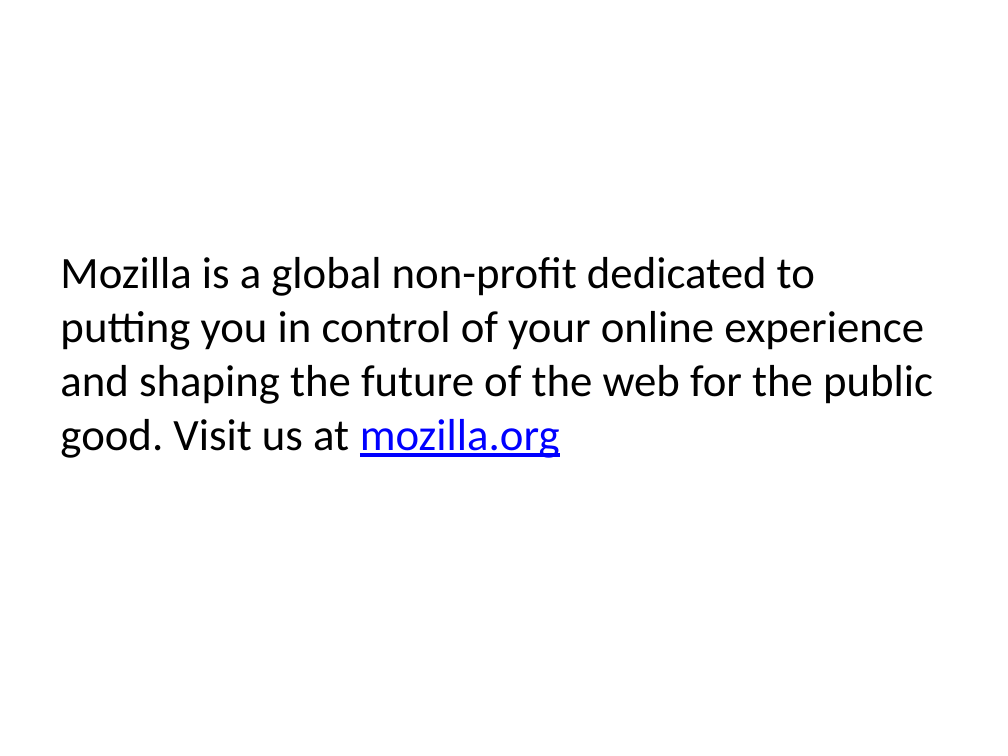
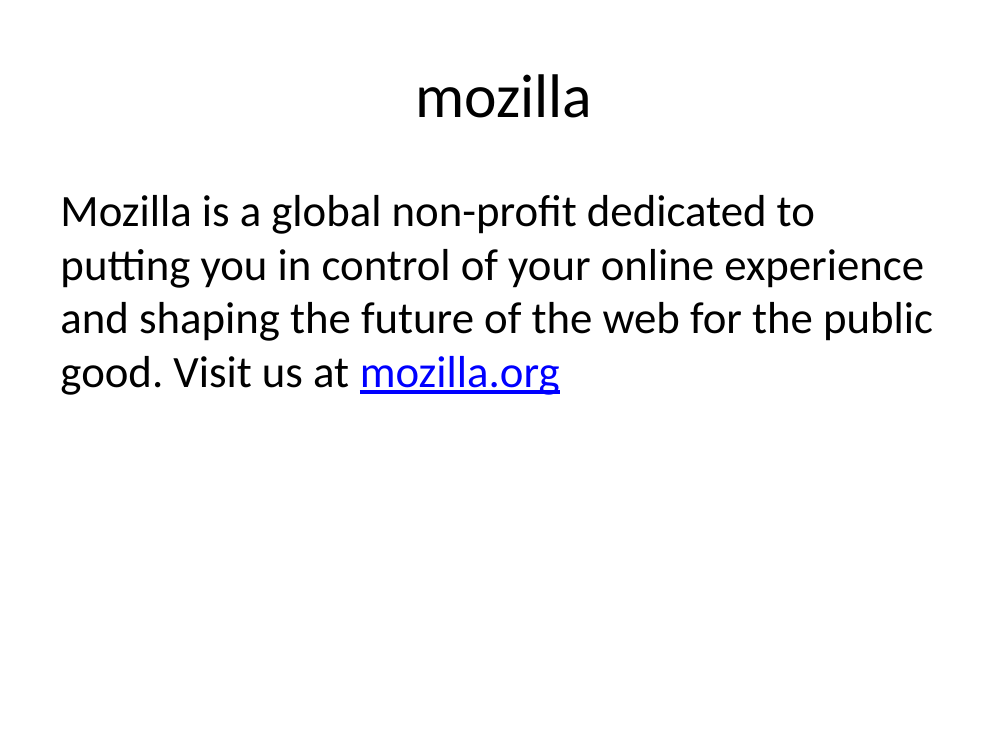
Before and after one commit to mr-eggleton/web-lit-core, a slide deck: slide 13 of powerpoints/01-web-and-you.pptx (slide 14 before the commit). Drawn at 1008x756 pixels with LibreOffice and Linux fonts; fonts in the diff are those of the drawing. Boxes give left, top, right and bottom in pixels: in the first picture for what was removed or moved away, otherwise in the second. Text is boxed around its words. In the diff, an @@ line names an element or a change of style, - is before the commit and + after.

```diff
--- a/powerpoints/01-web-and-you.pptx
+++ b/powerpoints/01-web-and-you.pptx
@@ title added at (415, 74, 592, 118), 44 pt, text #000000 @@
+mozilla
@@ text "Mozilla is a global non-profit ...": place and size @@
-text "Mozilla is a global non-profit ..." at (60, 257, 933, 458)
+text "Mozilla is a global non-profit ..." at (60, 195, 933, 395)
```
Also in this commit, not shown: 1 slide removed, 3 other files.
